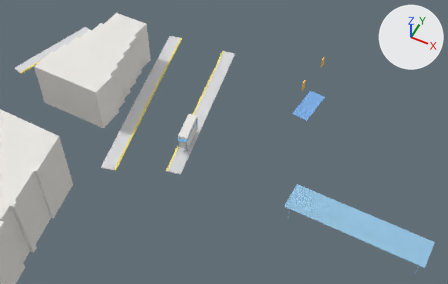
A saved change to the glTF model bern-research/stations/models/8589993-bern-wander.glb.
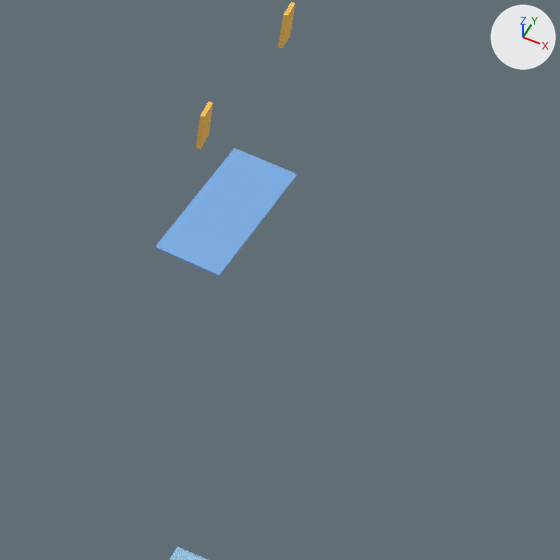
Each version is shown whole from a 50 mm camera at (67.5, -103.0, 96.2) aimed at (23.6, -15.1, -13.6), then close up on the part from 57% to 86% of the width and 20% to 66% of the height. The axes (+X, +Y, +Z) are drawn at upper right. The lights are the same throughout. The first two pictures are the older version.

In view in the first close-up: 'access_point@0', 'passage@-2' and 1 more.
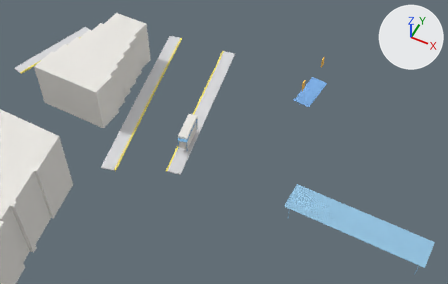
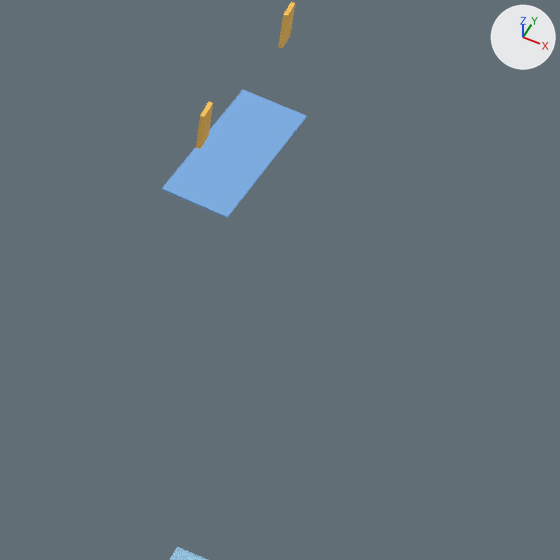
Where the change shows, as pixel boxes [x1, y1, x2, y2] in the close-ups (560 x 560 px):
'passage@-1', added (blue)
    after: [162, 90, 307, 218]
'passage@-2', deleted (blue)
    before: [155, 148, 297, 277]

Patch to the scene script:
```diff
--- a/bern-research/stations/models/8589993-bern-wander.glb.py
+++ b/bern-research/stations/models/8589993-bern-wander.glb.py
@@ me_passage__1 @@
+me_passage__1.from_pydata([(35.81, -3.69, -4.5), (39.79, -4.13, -4.5), (35.81, -3.69, -4.62), (39.79, -4.13, -4.62), (36.87, 5.7, -4.5), (40.84, 5.26, -4.5), (36.87, 5.7, -4.62), (40.84, 5.26, -4.62)], [], [(0, 1, 5), (0, 5, 4), (2, 7, 3), (2, 6, 7), (0, 4, 6), (0, 6, 2), (1, 7, 5), (1, 3, 7), (0, 2, 3), (0, 3, 1), (4, 7, 6), (4, 5, 7)])
+me_passage__1.materials.append(mat_passage)  # blue #7cade5
@@ ob_passage__2 @@
-ob_passage__2 = bpy.data.objects.new('passage@-2', me_passage__2)
-ob_passage__2.location = (0.0, 0.0, 0.0)
@@ ob_passage__1 @@
+ob_passage__1 = bpy.data.objects.new('passage@-1', me_passage__1)
+ob_passage__1.location = (0.0, 0.0, 0.0)
```
